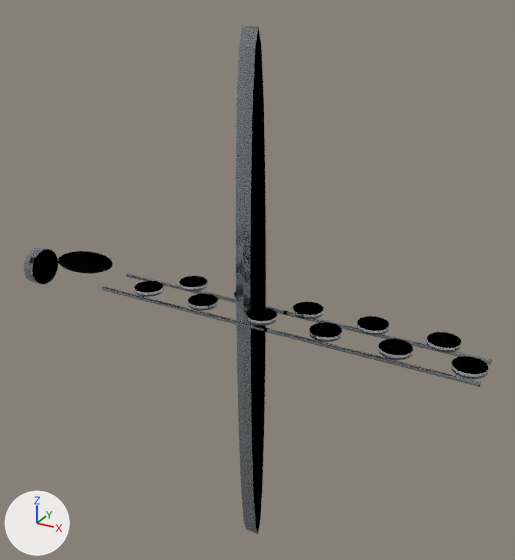
Renders of the glTF model models/glb/piccolo.glb from each side of a commit.
Before and after are seen from a camera (50 mm lens) standing at (3.19, -5.66, 3.27) and looking at (-0.07, 0.27, 0.3). Lighting does not change. The marker at lower left points along +X, +Y and +Z. The picture after the commit comes second. Where no turn or scale is listed for an object, it has been applied to the vertices.

The first picture shows 'crown', 'key__k09', 'key__k11', 'lip_plate', 'rod_back', 'rod_front', 'tube' and 8 more.
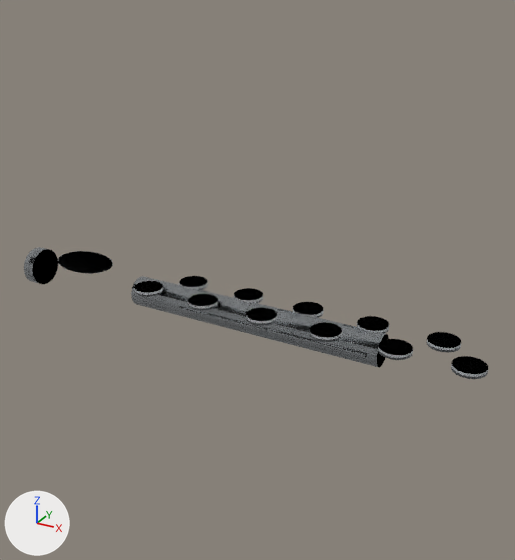
Where the change shows, as pixel boxes (x1, y1, x2, y2) in the pictures (515 x 560 px):
'tube', rescaled (735% wider, 82% shorter)
    before: (236, 26, 266, 534)
    after: (131, 276, 389, 368)
'rod_front', rescaled (50% narrower, 48% shorter)
    before: (102, 287, 481, 387)
    after: (179, 306, 367, 358)
'rod_back', rescaled (not visible afterwards)
    before: (126, 273, 492, 364)

Diff of the bpy script that builds the scene:
```diff
--- a/models/glb/piccolo.glb.py
+++ b/models/glb/piccolo.glb.py
@@ ob_tube @@
 ob_tube.rotation_euler = (0.0, 1.571, 0.0)  # degrees (0, 90, 0)
-ob_tube.scale = (2.8, 0.161, 0.161)
+ob_tube.scale = (0.161, 0.161, 2.8)
@@ ob_rod_back @@
 ob_rod_back.rotation_euler = (0.0, 1.571, 0.0)  # degrees (0, 90, 0)
-ob_rod_back.scale = (0.0221, 0.0221, 4.08)
+ob_rod_back.scale = (0.0221, 0.0221, 2.04)
@@ ob_rod_front @@
 ob_rod_front.rotation_euler = (0.0, 1.571, 0.0)  # degrees (0, 90, 0)
-ob_rod_front.scale = (0.0221, 0.0221, 4.08)
+ob_rod_front.scale = (0.0221, 0.0221, 2.04)
```
